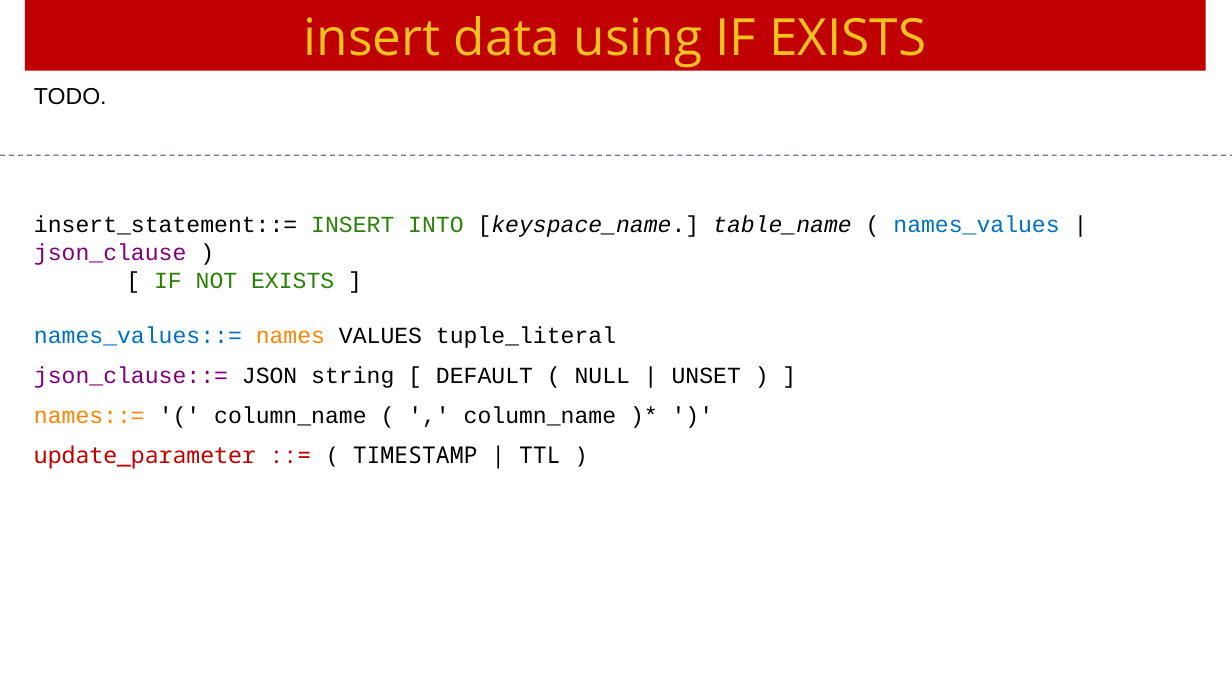
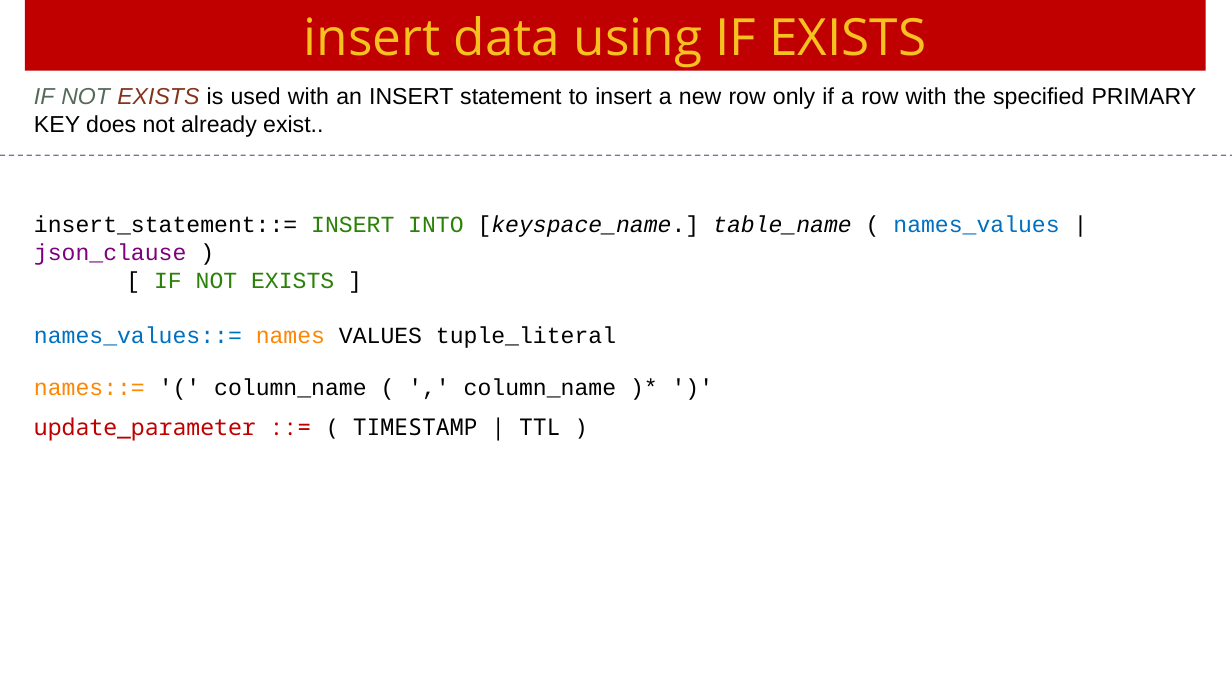
Before and after one commit to Saleel-Bagde/PPT-s, a slide deck: slide 22 of Cassandra Ver3.pptx (slide 20 before the commit). Drawn at 1232x693 pixels with LibreOffice and Linux fonts; fonts in the diff are those of the drawing. Boxes give left, top, right and bottom in pixels: in the first picture for what was removed or moved away, otherwise in the second. Text is boxed around its words. In the diff, an @@ line names an element or a change of style, - is before the commit and + after.

```diff
--- a/Cassandra Ver3.pptx
+++ b/Cassandra Ver3.pptx
@@ text at box(34, 87, 1197, 137): text changed @@
-TODO.
+IF NOT EXISTS is used with an INSERT statement to insert a new row only if a row with the specified PRIMARY KEY does not already exist..
@@ text at box(34, 366, 741, 388): paragraph removed @@
-json_clause::= JSON string [ DEFAULT ( NULL | UNSET ) ]
```
Also in this commit, not shown: 7 other slides changed, 2 slides added.
